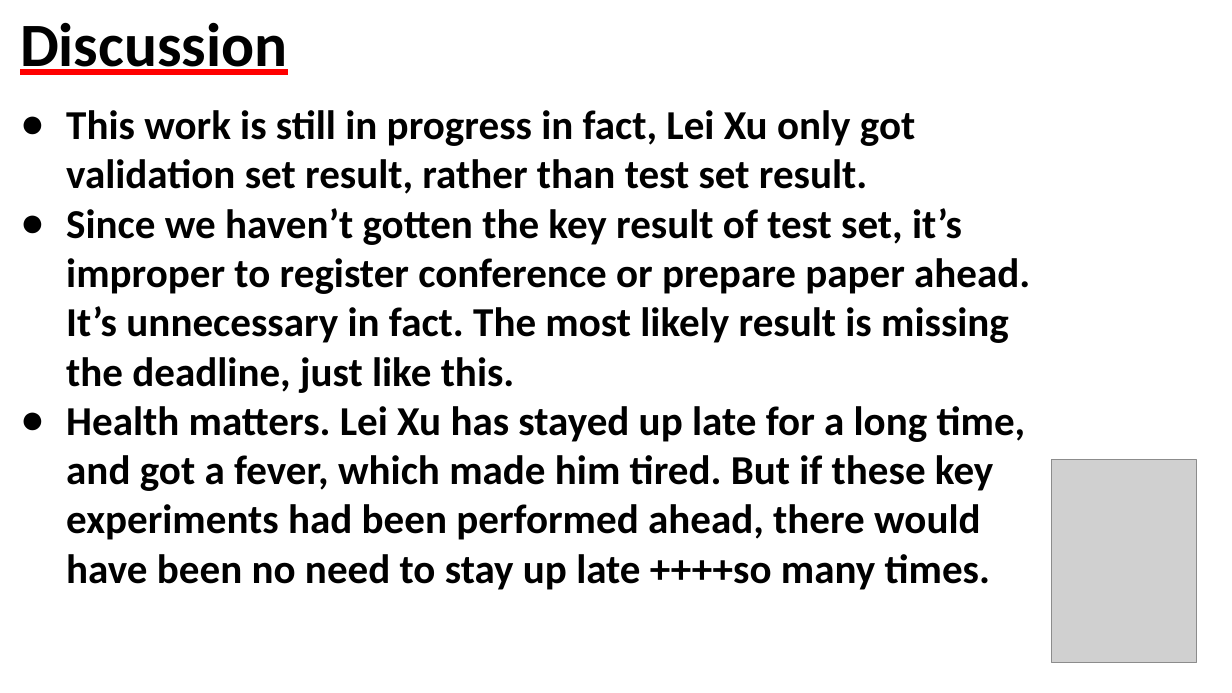
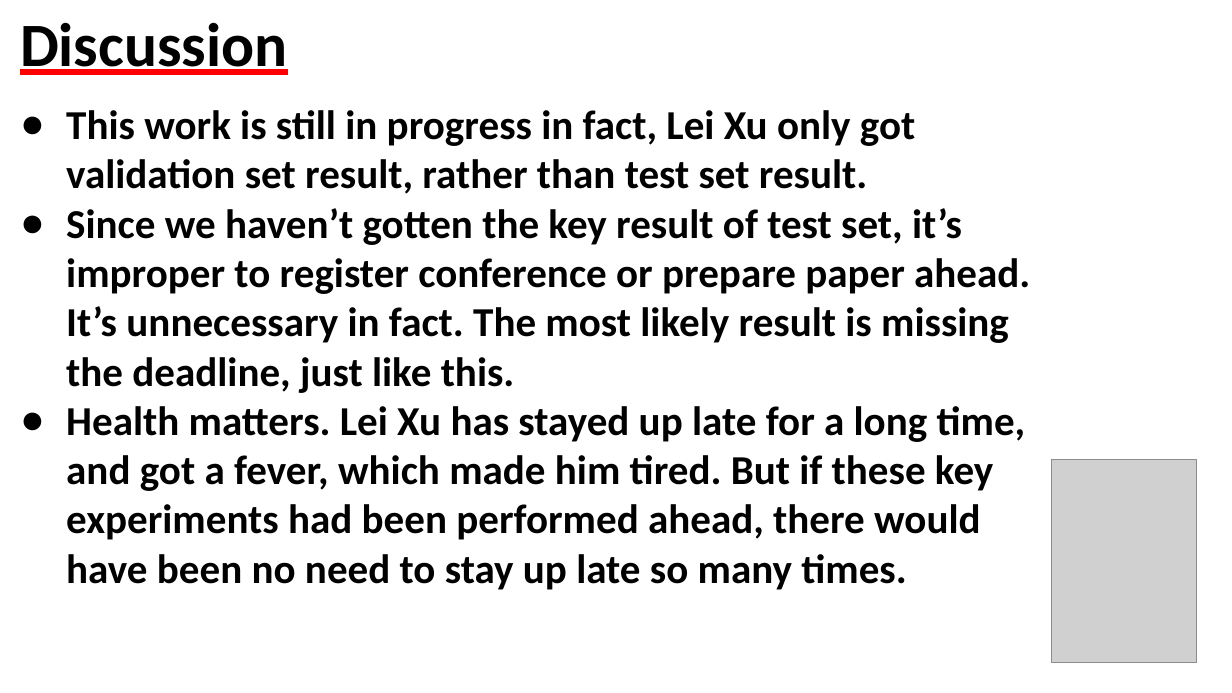
Before and after one commit to Spritea/Weekly_Report, a slide deck: slide 6 of 4-7/周记-2019-4-7-程文胜.pptx. Drawn at 1232x693 pixels with LibreOffice and Linux fonts; fonts in the diff are those of the drawing; grey boxes stand for pictures. Boxes give left, top, right and bottom in pixels: in the first picture for what was removed or moved away, otherwise in the second. Text is boxed around its words. In the diff, an @@ line names an element or a change of style, - is before the commit and + after.

Commit message:
4-7 v2

```diff
--- a/4-7/周记-2019-4-7-程文胜.pptx
+++ b/4-7/周记-2019-4-7-程文胜.pptx
@@ text at (66,406,1026,590): text changed @@
-● Health matters. Lei Xu has stayed up late for a long time, and got a fever, which made him tired. But if these key experiments had been performed ahead, there would have been no need to stay up late ++++so many times.
+● Health matters. Lei Xu has stayed up late for a long time, and got a fever, which made him tired. But if these key experiments had been performed ahead, there would have been no need to stay up late so many times.
```
